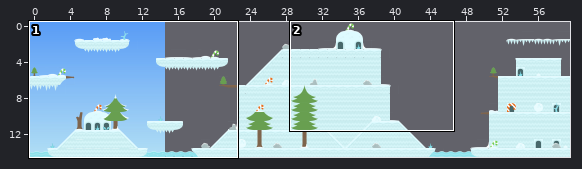
One commit to this Tiled map: data/map/area03.tmx. The picture above shows the old version from afar; the outline marks the close-up.
Close-up. The starting point:
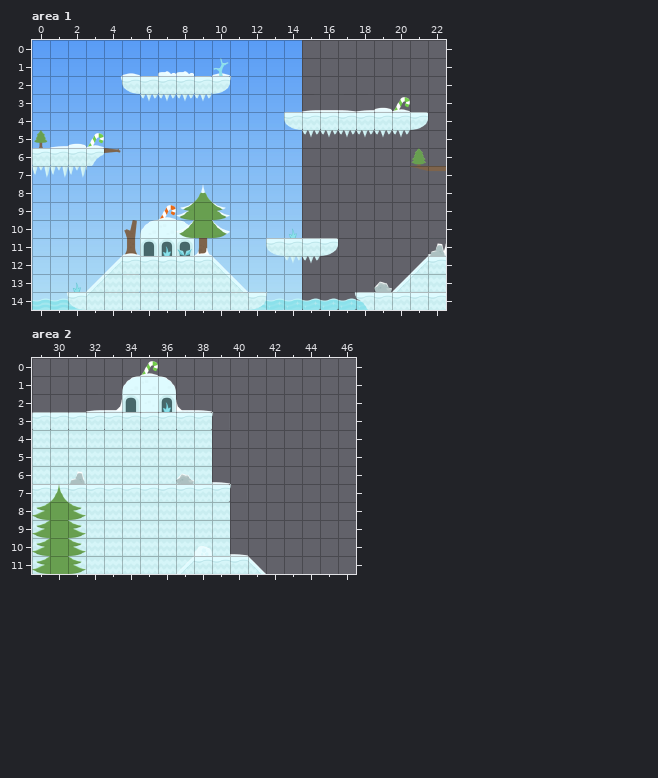
Cells are 32x32 px. Shown: area 1 x 0..22, y 0..14; area 2 x 29..46, y 0..11. The commit also changed other parts of the map, which this record leaves out.
The same view after the edit:
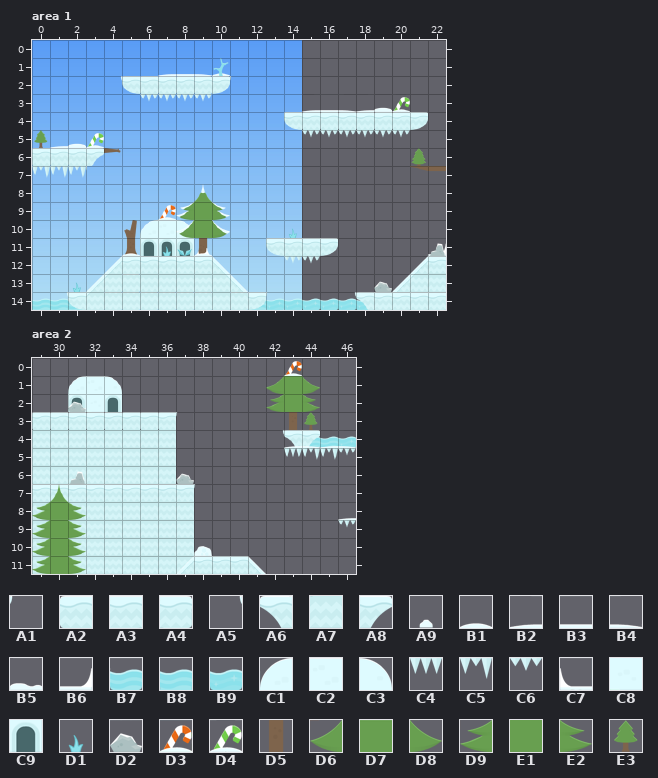
Key: from "area03_level_tiles": A1 0, A2 2, A3 3, A4 4, A5 14, A6 15, A7 16, A8 17, A9 27, B1 28, B2 29, B3 30, B4 31, B5 32, B6 34, B7 35, B8 36, B9 37, C1 39, C2 40, C3 41, C4 42, C5 43, C6 44, C7 48, C8 54, C9 55, D1 56, D2 60, D3 65, D4 69, D5 73, D6 78, D7 79, D8 80, D9 92, E1 93, E2 94, E3 97.
__ is an empty cell.
Tiles replaced or removed in this view: A2, A3, A4, A7, A9, B1, B2, B4, B5, B6, C1, C2, C3, C7, C8, C9, D1, D4.
Tiles of an added or newly shown layer are drawn over the layers below it.
What changed:
Changed rows in their new state; .. is an unchanged cell.
Layer "snowyland", area 1:
first column x 7:
 1 B2 B3 B4
Layer "decoration", area 1:
first column x 5:
 1 __ .. __ __
Layer "ocean", area 2:
first column x 44:
 4 B7 B8 B9
Layer "snowyland", area 2:
first column x 37:
 3 A1 __ .. .. .. .. .. .. .. ..
 4 __ __ .. .. .. .. A6 A8 .. ..
 5 __ __ .. .. .. .. .. .. .. ..
 6 __ __ __ .. .. .. .. .. .. ..
 7 .. A1 __ .. .. .. .. .. .. ..
 8 .. __ __ .. .. .. .. .. .. B2
 9 .. __ __ .. .. .. .. .. .. C6
10 .. __ __ __ .. .. .. .. .. ..
Layer "snowyland2" (added), area 2:
first column x 42:
 4 A5 B2 B4 B2 B4
 5 .. C4 C5 C5 C6
Layer "house", area 2:
first column x 31:
 1 C1 C2 C3 __ __ __
 2 C9 C8 C9 __ __ __
Layer "decoration", area 2:
first column x 31:
 0 .. .. .. .. __ .. .. .. .. .. .. .. D3 ..
 1 .. .. .. .. .. .. .. .. .. .. .. D6 D7 D8
 2 D2 __ __ .. .. __ __ __ .. .. .. D9 E1 E2
 3 .. .. .. .. .. .. .. .. .. .. .. .. D5 E3
